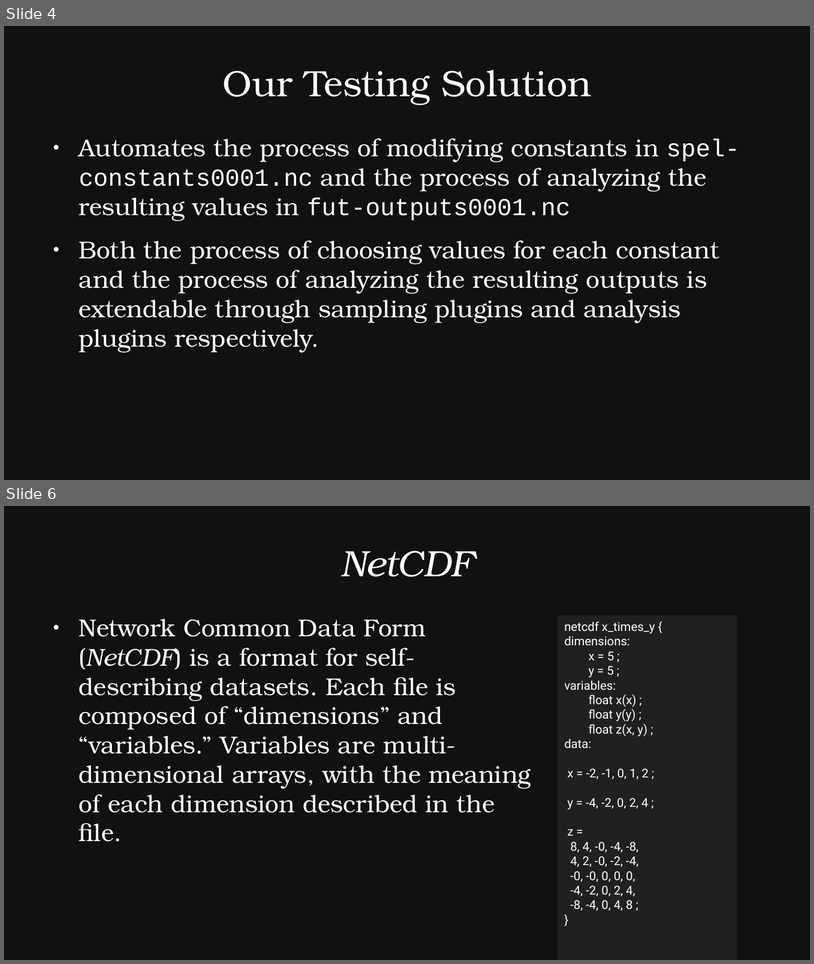
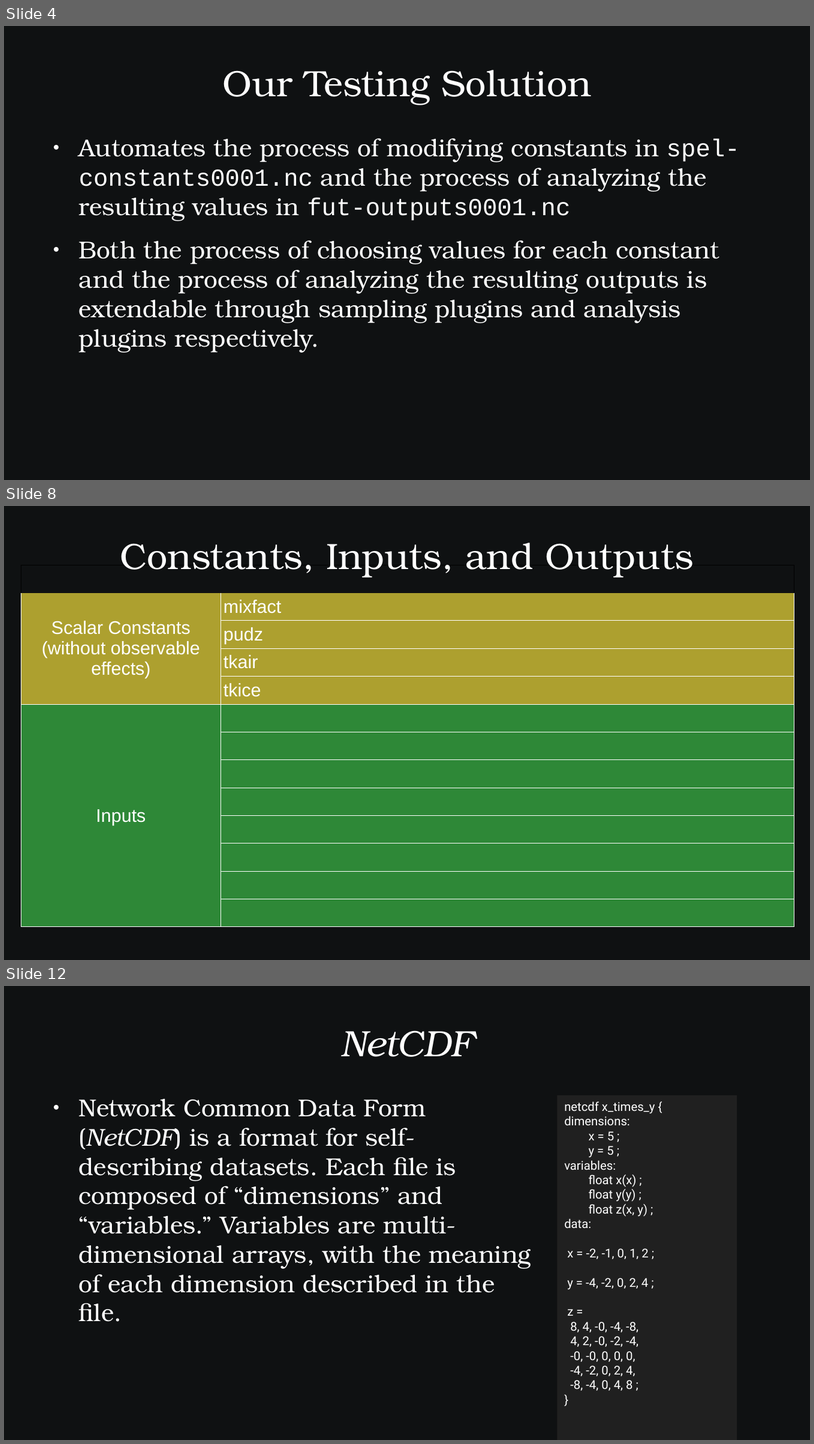
Before and after one commit to SamAllen06/lake_temp_work, a slide deck: documentation/for_collaborators/TestingSoftwareOverview.odp. Shown one above the other, each under a label of ours: slides 4 and 6 before the commit, slides 4, 8 and 12 after it; the slides between them are not shown. The pictures are 814x964 and 814x1444 pixels, drawn with LibreOffice and Linux fonts; fonts in the diff are those of the drawing. Boxes give left, top, right and bottom in pixels: in the first picture for what was removed or moved away, otherwise in the second. Text is boxed around its words. In the diff, an @@ line names an element or a change of style, - is before the commit and + after.

Commit message:
Added table
Table of constants, inputs, outputs, and input/outputs

```diff
--- a/documentation/for_collaborators/TestingSoftwareOverview.odp
+++ b/documentation/for_collaborators/TestingSoftwareOverview.odp
@@ slide 8 added at <box>4,506,810,960</box>, background #0F1112 @@
@@ title added at <box>120,543,693,577</box>, 36 pt, text #FFFFFF @@
+Constants, Inputs, and Outputs
@@ table added at <box>21,565,795,922</box>, 13 rows, 2 columns @@
+ | 
+Scalar Constants (without observable effects) | mixfact
+ | pudz
+ | tkair
+ | tkice
+Inputs | 
+ | 
+ | 
+ | 
+ | 
+ | 
+ | 
+ | 
@@ what was slide 6 is now slide 12 @@
```
Also in this commit, not shown: 2 slides changed, 5 other slides added, 2 other files.
